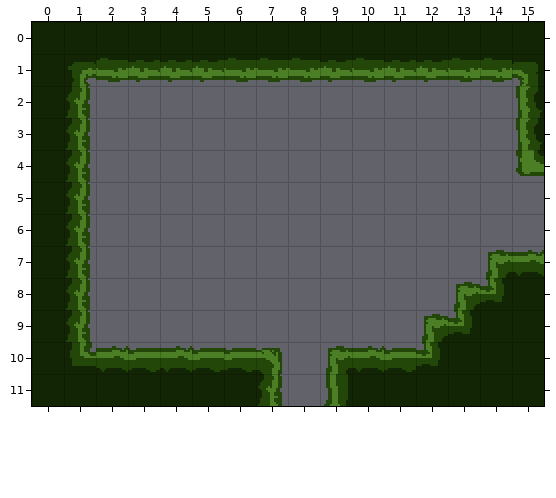
An edit to a level. Tiled map (JSON), assets/zones/cradle/r01.tmj. Above, as it was before the edit.
Cells are 16x16 px. Shown: x 0..15, y 0..11.
Now the later version:
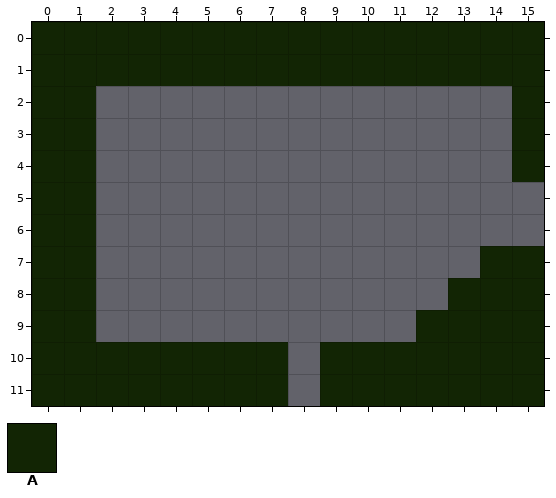
Key: from "cavern": A 1.
_ is an empty cell.
Change:
Layer "collision":
y 1: x 1..15 _______________ -> AAAAAAAAAAAAAAA
y 2..4: x 1 _ -> A; x 15 _ -> A
y 5..6: x 1 _ -> A
y 7: x 1 _ -> A; x 14..15 __ -> AA
y 8: x 1 _ -> A; x 13..14 __ -> AA
y 9: x 1 _ -> A; x 12..13 __ -> AA
y 10: x 1..7 _______ -> AAAAAAA; x 9..12 ____ -> AAAA
y 11: x 7 _ -> A; x 9 _ -> A
Pixel boxes of the changes (left, top, right, bottom) in both pictures:
added: (66, 58, 544, 406)
